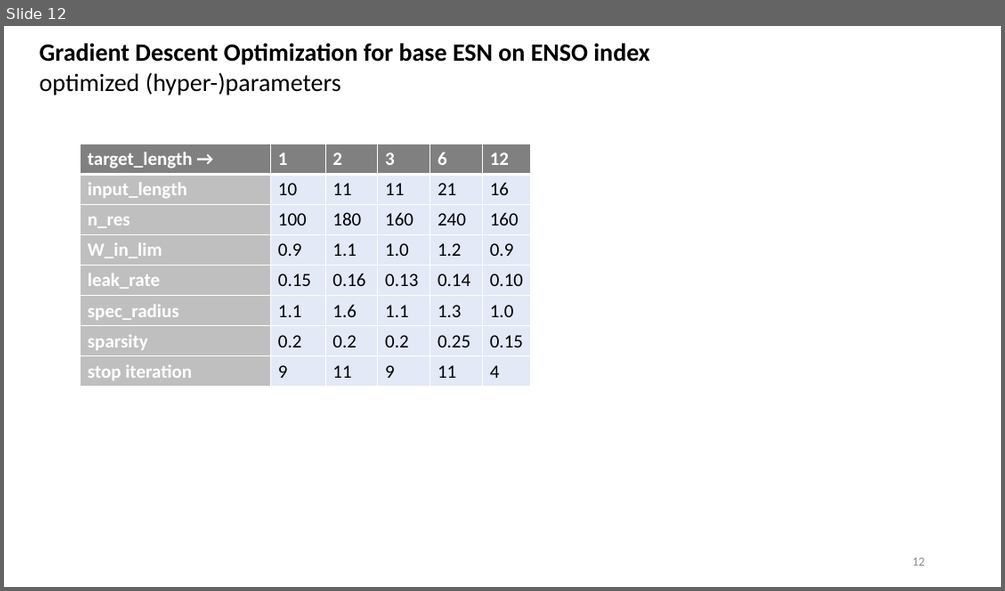
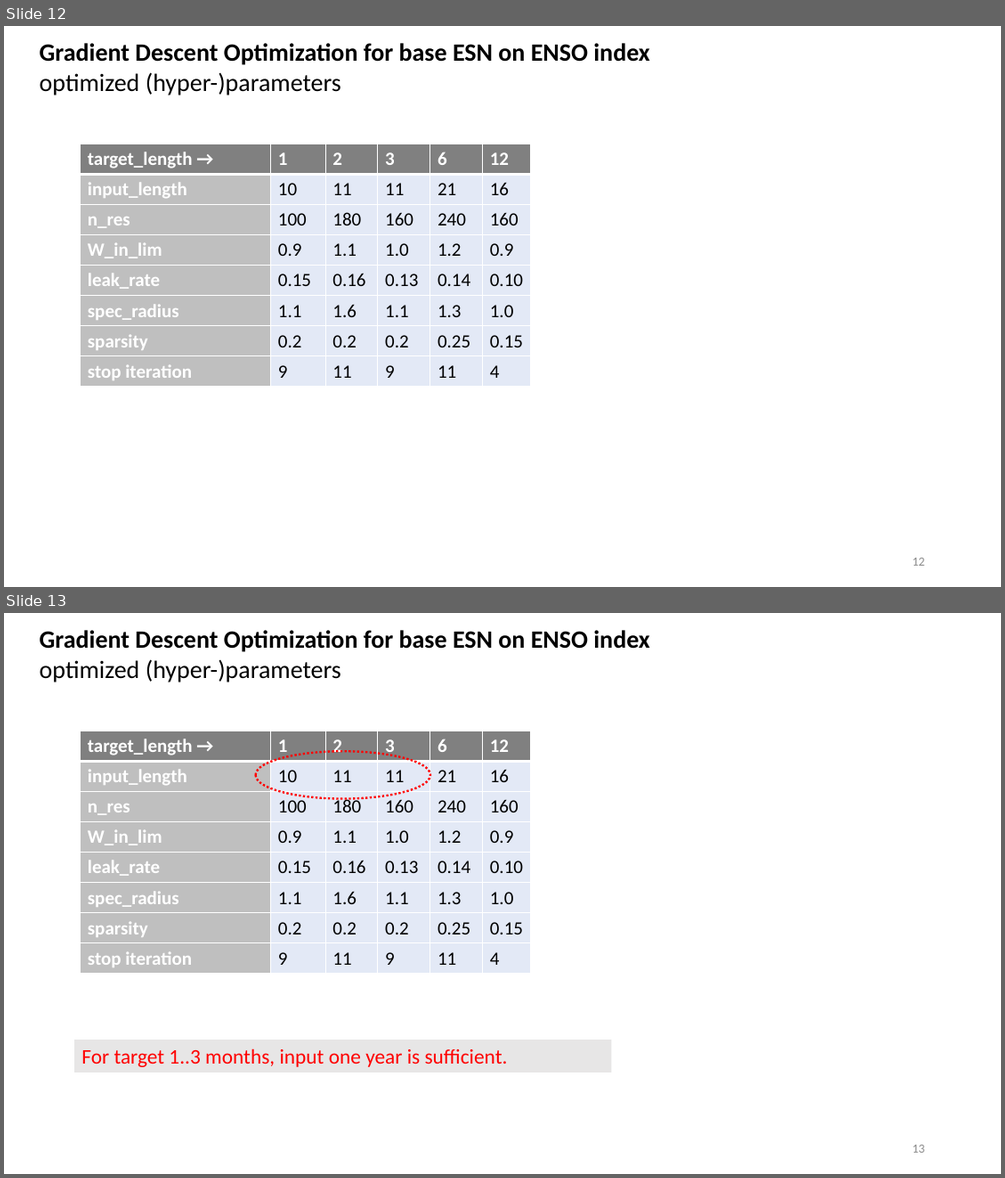
Before and after one commit to MarcoLandtHayen/EchoStateNetworks, a slide deck: ESN_exp06_ENSO.pptx. Shown one above the other, each under a label of ours: slide 12 before the commit, slides 12 and 13 after it. The pictures are 1005x591 and 1005x1178 pixels, drawn with LibreOffice and Linux fonts; fonts in the diff are those of the drawing. Boxes give left, top, right and bottom in pixels: in the first picture for what was removed or moved away, otherwise in the second. Text is boxed around its words. In the diff, an @@ line names an element or a change of style, - is before the commit and + after.

```diff
--- a/ESN_exp06_ENSO.pptx
+++ b/ESN_exp06_ENSO.pptx
@@ slide 13 added at bbox=[4, 613, 1001, 1174], background #FFFFFF @@
@@ text added at bbox=[40, 630, 649, 682], 24 pt, text #000000, bold @@
+Gradient Descent Optimization for base ESN on ENSO index
+optimized (hyper-)parameters
@@ table added at bbox=[81, 731, 531, 973], 8 rows, 6 columns @@
+target_length → | 1 | 2 | 3 | 6 | 12
+input_length | 10 | 11 | 11 | 21 | 16
+n_res | 100 | 180 | 160 | 240 | 160
+W_in_lim | 0.9 | 1.1 | 1.0 | 1.2 | 0.9
+leak_rate | 0.15 | 0.16 | 0.13 | 0.14 | 0.10
+spec_radius | 1.1 | 1.6 | 1.1 | 1.3 | 1.0
+sparsity | 0.2 | 0.2 | 0.2 | 0.25 | 0.15
+stop iteration | 9 | 11 | 9 | 11 | 4
@@ ellipse added at bbox=[255, 751, 430, 799], outline #FF0000 2 pt dashed @@
@@ rectangle added at bbox=[74, 1039, 611, 1072], fill #E7E6E6, 20 pt, text #FF0000 @@
+For target 1..3 months, input one year is sufficient.
@@ page number added at bbox=[912, 1144, 924, 1152], 12 pt, text #8C8C8C @@
+13
```
Also in this commit, not shown: 1 slide changed, 1 other slide added, 3 other files.
